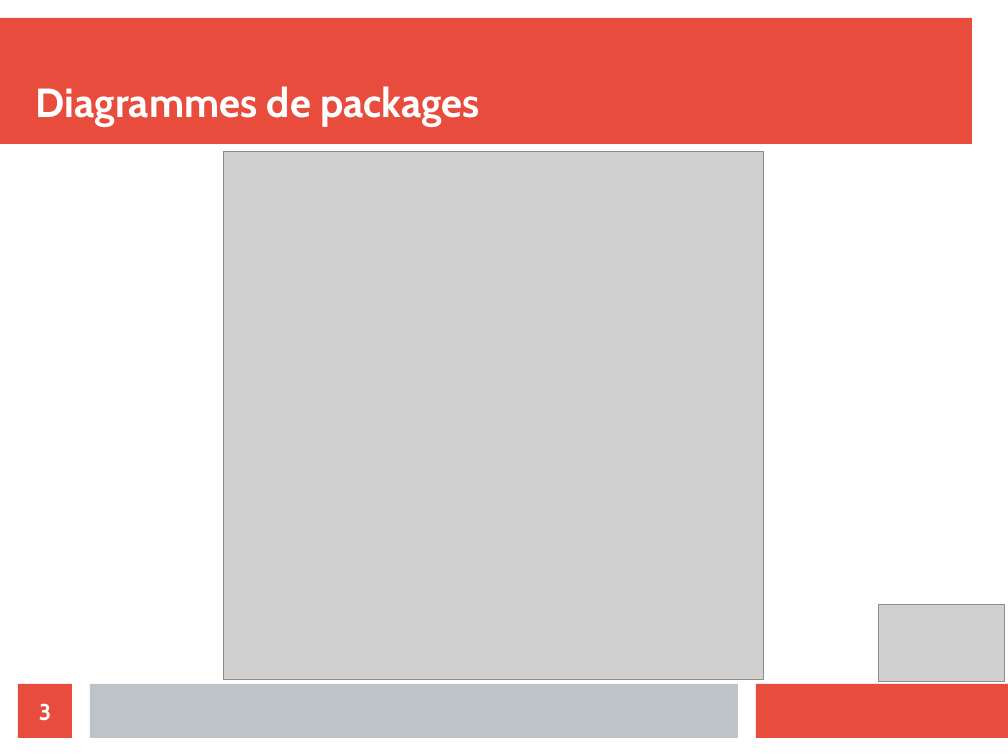
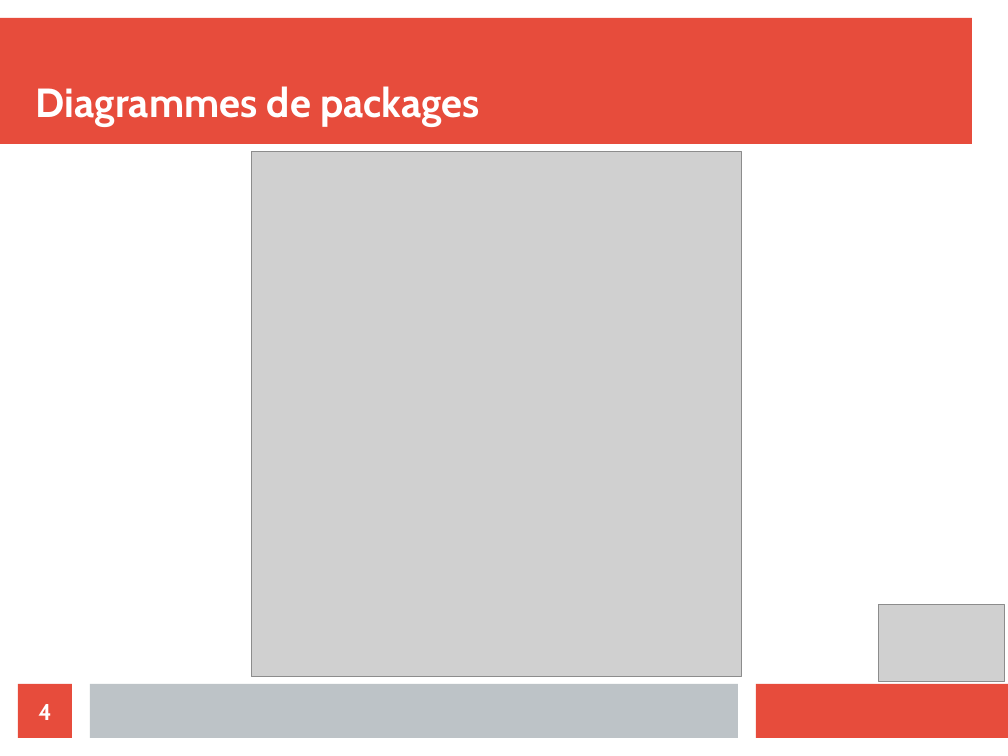
Before and after one commit to Merray/Factory, a slide deck: slide 4 of presentation/presentation FACTORY.odp (slide 3 before the commit). Drawn at 1008x756 pixels with LibreOffice and Linux fonts; fonts in the diff are those of the drawing; grey boxes stand for pictures. Boxes give left, top, right and bottom in pixels: in the first picture for what was removed or moved away, otherwise in the second. Text is boxed around its words. In the diff, an @@ line names an element or a change of style, - is before the commit and + after.

```diff
--- a/presentation/presentation FACTORY.odp
+++ b/presentation/presentation FACTORY.odp
@@ picture: place and size @@
-picture at (223, 152, 764, 681)
+picture at (252, 151, 742, 677)
@@ page number at (38, 704, 51, 720): text changed @@
-3
+4
```
Also in this commit, not shown: 3 other slides changed, 7 slides added, 2 slides removed.
